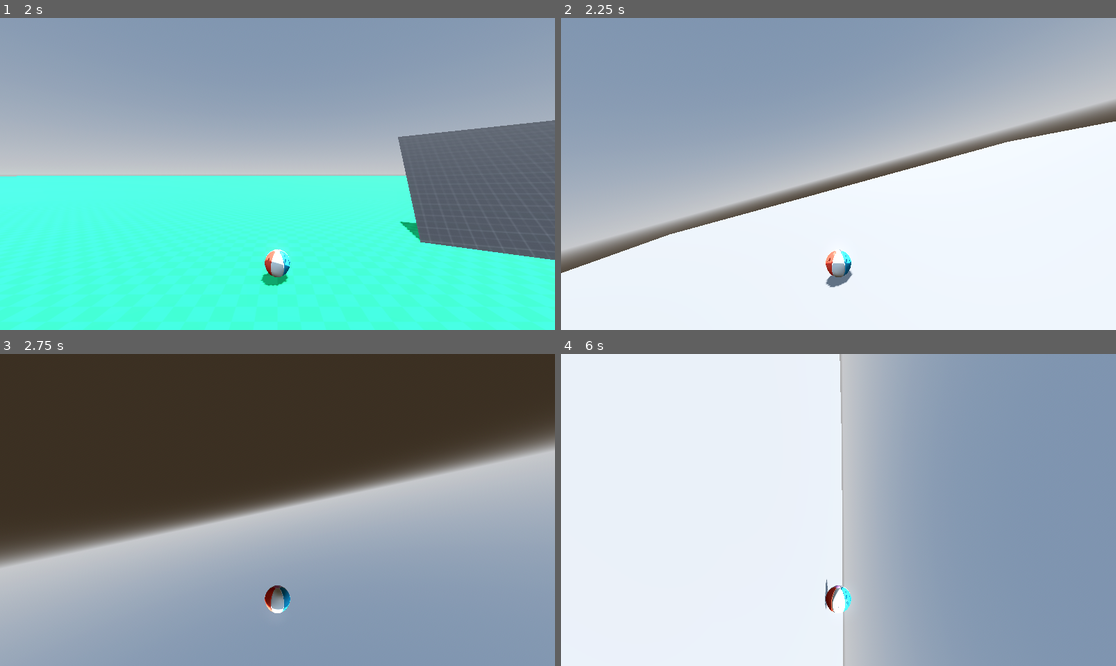
Above: before the commit, frames 1-4 (two rows, left to right).
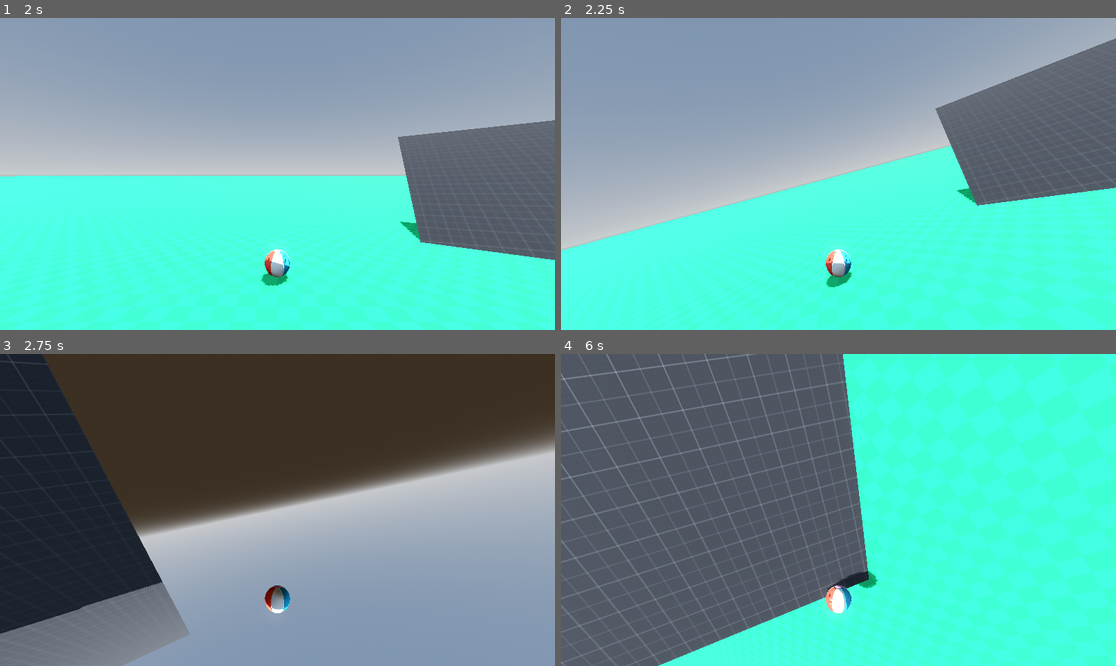
Above: after the commit, the same moments.

Repository: BenStoner/super-not-vr-ball
Game: Godot game, scene res://main.tscn
The game is run twice, just before and just after one commit, with the same random seed, the same clock (stepped at 60 frames per second) and the same inputs. The project has no main scene, so this scene is started directly.
Inputs (mouse positions are in pixels of both pictures, inside the frame that each line leads up to):
- Up to frame 1 (2 s): click (277, 189) at 0.52 s; type "12" at 0.6 s; click "Host" at 1.25 s
- Up to frame 2 (2.25 s): tap Enter at 2 s; hold D (move_right) from 2.03 s (still down); tap Space (jump) at 2.1 s
- Up to frame 3 (2.75 s): keep holding D (move_right); tap Space (jump) at 2.27, 2.57 s
- Up to frame 4 (6 s): release D (move_right) at 2.78 s; hold Shift (brake) 2.78-3.53 s; tap Space (jump) at 2.85, 3.02, 3.32, 3.6, 4.35, 4.52, 4.82, 5.1, 5.27, 5.57, 5.85 s; hold D (move_right) 3.53-4.28 s; hold W (move_forward) 4.28-5.03 s; hold A (move_left) from 5.03 s (still down)

Frame 1 is identical in both runs. In frame 2, 54% of the frame differs, in the area x 0-100%, y 6-100%; in frame 3, 21%; in frame 4, 100%, in the area x 0-100%, y 0-100%.

Commit message:
added changing level when touching finish

Diff:
--- /dev/null
+++ b/Levels/Level.gd
@@ -0,0 +1,16 @@
+class_name Level
+extends Node3D
+
+signal level_finished
+
+var next_level: int
+var player_spawn_point: NodePath
+
+@onready var finish := $Finish
+
+func _ready() -> void:
+	finish.body_entered.connect(finished.bind())
+
+
+func finished(body):
+	emit_signal("level_finished")
--- a/Levels/Level1.tscn
+++ b/Levels/Level1.tscn
@@ -1,50 +1,54 @@
-[gd_scene load_steps=9 format=3 uid="uid://yourphwkyhjc"]
+[gd_scene load_steps=10 format=3 uid="uid://bcik54q8nnwli"]
 
-[ext_resource type="Texture2D" uid="uid://d03qv02s11fjf" path="res://addons/kenney_prototype_textures/green/texture_09.png" id="1_vq5m5"]
-[ext_resource type="Texture2D" uid="uid://2sen31a2tyjv" path="res://addons/kenney_prototype_textures/dark/texture_03.png" id="2_itkkx"]
+[ext_resource type="PackedScene" uid="uid://dnjy6n71se2eb" path="res://Levels/level.tscn" id="1_uogo2"]
+[ext_resource type="Texture2D" uid="uid://d03qv02s11fjf" path="res://addons/kenney_prototype_textures/green/texture_09.png" id="2_t7gi7"]
+[ext_resource type="Texture2D" uid="uid://2sen31a2tyjv" path="res://addons/kenney_prototype_textures/dark/texture_03.png" id="3_gnyj0"]
 
-[sub_resource type="StandardMaterial3D" id="StandardMaterial3D_ues87"]
-albedo_texture = ExtResource("1_vq5m5")
+[sub_resource type="StandardMaterial3D" id="StandardMaterial3D_y76x2"]
+albedo_texture = ExtResource("2_t7gi7")
 uv1_scale = Vector3(0.4, 0.4, 0.4)
 uv1_triplanar = true
 
-[sub_resource type="PlaneMesh" id="PlaneMesh_e12hs"]
+[sub_resource type="PlaneMesh" id="PlaneMesh_y25cs"]
 size = Vector2(1000, 1000)
 
-[sub_resource type="ConcavePolygonShape3D" id="ConcavePolygonShape3D_f5qek"]
+[sub_resource type="ConcavePolygonShape3D" id="ConcavePolygonShape3D_ux6ql"]
 data = PackedVector3Array(500, 0, 500, -500, 0, 500, 500, 0, -500, -500, 0, 500, -500, 0, -500, 500, 0, -500)
 
-[sub_resource type="StandardMaterial3D" id="StandardMaterial3D_qlbj3"]
-albedo_texture = ExtResource("2_itkkx")
+[sub_resource type="StandardMaterial3D" id="StandardMaterial3D_7tjj0"]
+albedo_texture = ExtResource("3_gnyj0")
 uv1_triplanar = true
 
-[sub_resource type="PlaneMesh" id="PlaneMesh_kyabn"]
+[sub_resource type="PlaneMesh" id="PlaneMesh_bux3h"]
 size = Vector2(25, 25)
 
-[sub_resource type="ConcavePolygonShape3D" id="ConcavePolygonShape3D_ffk21"]
+[sub_resource type="ConcavePolygonShape3D" id="ConcavePolygonShape3D_kmgsu"]
 data = PackedVector3Array(12.5, 0, 12.5, -12.5, 0, 12.5, 12.5, 0, -12.5, -12.5, 0, 12.5, -12.5, 0, -12.5, 12.5, 0, -12.5)
 
-[node name="Level" type="Node3D"]
+[node name="Level" instance=ExtResource("1_uogo2")]
 
-[node name="MeshInstance3D" type="MeshInstance3D" parent="."]
+[node name="Finish" parent="." index="0"]
+transform = Transform3D(1, 0, 0, 0, 1, 0, 0, 0, 1, 0, 0.584804, -2.01463)
+
+[node name="MeshInstance3D" type="MeshInstance3D" parent="." index="1"]
 transform = Transform3D(1, 0, 0, 0, 1, 0, 0, 0, 1, 0, -0.606206, 0)
-material_override = SubResource("StandardMaterial3D_ues87")
-mesh = SubResource("PlaneMesh_e12hs")
+material_override = SubResource("StandardMaterial3D_y76x2")
+mesh = SubResource("PlaneMesh_y25cs")
 
-[node name="StaticBody3D" type="StaticBody3D" parent="MeshInstance3D"]
+[node name="StaticBody3D" type="StaticBody3D" parent="MeshInstance3D" index="0"]
 collision_mask = 4
 
-[node name="CollisionShape3D" type="CollisionShape3D" parent="MeshInstance3D/StaticBody3D"]
-shape = SubResource("ConcavePolygonShape3D_f5qek")
+[node name="CollisionShape3D" type="CollisionShape3D" parent="MeshInstance3D/StaticBody3D" index="0"]
+shape = SubResource("ConcavePolygonShape3D_ux6ql")
 
-[node name="MeshInstance3D2" type="MeshInstance3D" parent="."]
+[node name="MeshInstance3D2" type="MeshInstance3D" parent="." index="2"]
 transform = Transform3D(-0.318502, -0.302409, -0.89839, -0.620426, 0.78305, -0.0436278, 0.716678, 0.543489, -0.437026, 19.6589, 0, 1.46369)
-material_override = SubResource("StandardMaterial3D_qlbj3")
-mesh = SubResource("PlaneMesh_kyabn")
+material_override = SubResource("StandardMaterial3D_7tjj0")
+mesh = SubResource("PlaneMesh_bux3h")
 
-[node name="StaticBody3D" type="StaticBody3D" parent="MeshInstance3D2"]
+[node name="StaticBody3D" type="StaticBody3D" parent="MeshInstance3D2" index="0"]
 transform = Transform3D(1, 2.507e-08, -1.44912e-09, 3.36606e-08, 1, 1.78401e-09, -6.91852e-10, 8.36394e-10, 1, 0, 0, 0)
 collision_mask = 4
 
-[node name="CollisionShape3D" type="CollisionShape3D" parent="MeshInstance3D2/StaticBody3D"]
-shape = SubResource("ConcavePolygonShape3D_ffk21")
+[node name="CollisionShape3D" type="CollisionShape3D" parent="MeshInstance3D2/StaticBody3D" index="0"]
+shape = SubResource("ConcavePolygonShape3D_kmgsu")
--- a/Levels/Level2.tscn
+++ b/Levels/Level2.tscn
@@ -1,18 +1,23 @@
-[gd_scene load_steps=3 format=3 uid="uid://c13ahlayu8n8y"]
+[gd_scene load_steps=4 format=3 uid="uid://b81ieihyae8c1"]
 
-[sub_resource type="PlaneMesh" id="PlaneMesh_87iaa"]
+[ext_resource type="PackedScene" uid="uid://dnjy6n71se2eb" path="res://Levels/level.tscn" id="1_xebtf"]
+
+[sub_resource type="PlaneMesh" id="PlaneMesh_ptb71"]
 size = Vector2(100, 100)
 
-[sub_resource type="ConcavePolygonShape3D" id="ConcavePolygonShape3D_ygvwj"]
+[sub_resource type="ConcavePolygonShape3D" id="ConcavePolygonShape3D_6b3rk"]
 data = PackedVector3Array(50, 0, 50, -50, 0, 50, 50, 0, -50, -50, 0, 50, -50, 0, -50, 50, 0, -50)
 
-[node name="level" type="Node3D"]
+[node name="Level" instance=ExtResource("1_xebtf")]
 
-[node name="MeshInstance3D" type="MeshInstance3D" parent="."]
-transform = Transform3D(1, 0, 0, 0, 1, 0, 0, 0, 1, 0, -0.229971, 0)
-mesh = SubResource("PlaneMesh_87iaa")
+[node name="Finish" parent="." index="0"]
+transform = Transform3D(1, 0, 0, 0, 1, 0, 0, 0, 1, 0, 0, -1.03911)
 
-[node name="StaticBody3D" type="StaticBody3D" parent="MeshInstance3D"]
+[node name="MeshInstance3D" type="MeshInstance3D" parent="." index="1"]
+transform = Transform3D(1, 0, 0, 0, 1, 0, 0, 0, 1, 0, -1.0001, 0)
+mesh = SubResource("PlaneMesh_ptb71")
 
-[node name="CollisionShape3D" type="CollisionShape3D" parent="MeshInstance3D/StaticBody3D"]
-shape = SubResource("ConcavePolygonShape3D_ygvwj")
+[node name="StaticBody3D" type="StaticBody3D" parent="MeshInstance3D" index="0"]
+
+[node name="CollisionShape3D" type="CollisionShape3D" parent="MeshInstance3D/StaticBody3D" index="0"]
+shape = SubResource("ConcavePolygonShape3D_6b3rk")
--- /dev/null
+++ b/Levels/level.tscn
@@ -0,0 +1,9 @@
+[gd_scene load_steps=3 format=3 uid="uid://dnjy6n71se2eb"]
+
+[ext_resource type="Script" path="res://Levels/Level.gd" id="1_itbs4"]
+[ext_resource type="PackedScene" uid="uid://c40dwvxxtafc5" path="res://finish.tscn" id="2_vnaw4"]
+
+[node name="Level" type="Node3D"]
+script = ExtResource("1_itbs4")
+
+[node name="Finish" parent="." instance=ExtResource("2_vnaw4")]
--- /dev/null
+++ b/finish.tscn
@@ -0,0 +1,11 @@
+[gd_scene load_steps=2 format=3 uid="uid://c40dwvxxtafc5"]
+
+[sub_resource type="BoxShape3D" id="BoxShape3D_dtnee"]
+size = Vector3(2, 1.5, 0.1)
+
+[node name="Finish" type="Area3D"]
+collision_layer = 8
+collision_mask = 4
+
+[node name="CollisionShape3D" type="CollisionShape3D" parent="."]
+shape = SubResource("BoxShape3D_dtnee")
--- a/main.gd
+++ b/main.gd
@@ -11,17 +11,13 @@
 var enet_peer = ENetMultiplayerPeer.new()
 
 var current_level
-var start_level
 
 
 func _ready() -> void:
 	player_host.connect(_on_player_host)
 	player_join.connect(_on_player_join)
 
-	start_level = levels[0]
-	var start_level_instance = start_level.instantiate()
-	current_level = start_level_instance
-	add_child(start_level_instance)
+	change_level(0, false)
 
 
 func _physics_process(delta: float) -> void:
@@ -31,15 +27,18 @@
 
 # Multiplayer
 @rpc("call_local")
-func change_level(to: int):
-	current_level.queue_free()
+func change_level(to: int, free: bool):
+	if free == true:
+		current_level.queue_free()
 	var level_instance = levels[to].instantiate()
 	current_level = level_instance
 	add_child(level_instance)
+	if current_level is Level:
+		current_level.level_finished.connect(current_level_finished)
 
 
 func _on_player_host():
-	change_level(1)
+	change_level(1, true)
 
 	enet_peer.create_server(PORT)
 	multiplayer.multiplayer_peer = enet_peer
@@ -49,7 +48,7 @@
 
 
 func _on_player_join():
-	change_level(1)
+	change_level(1, true)
 
 	enet_peer.create_client("localhost", PORT)
 	multiplayer.multiplayer_peer = enet_peer
@@ -60,3 +59,7 @@
 	var player_instance = PLAYER.instantiate()
 	player_instance.name = str(peer_id)
 	add_child(player_instance)
+
+
+func current_level_finished():
+	change_level(current_level.next_level, true)
--- a/main.tscn
+++ b/main.tscn
@@ -2,8 +2,8 @@
 
 [ext_resource type="Script" path="res://main.gd" id="1_goyri"]
 [ext_resource type="PackedScene" uid="uid://cpqna0u66nktt" path="res://Menus/MainMenu/main_menu.tscn" id="2_ml0ej"]
-[ext_resource type="PackedScene" uid="uid://yourphwkyhjc" path="res://Levels/Level1.tscn" id="3_ewqwc"]
-[ext_resource type="PackedScene" uid="uid://c13ahlayu8n8y" path="res://Levels/Level2.tscn" id="4_xlwsc"]
+[ext_resource type="PackedScene" uid="uid://bcik54q8nnwli" path="res://Levels/level1.tscn" id="3_qv7ph"]
+[ext_resource type="PackedScene" uid="uid://b81ieihyae8c1" path="res://Levels/level2.tscn" id="4_52d82"]
 
 [sub_resource type="ProceduralSkyMaterial" id="ProceduralSkyMaterial_2aubj"]
 sky_horizon_color = Color(0.64625, 0.65575, 0.67075, 1)
@@ -20,7 +20,7 @@
 
 [node name="Main" type="Node3D"]
 script = ExtResource("1_goyri")
-levels = Array[PackedScene]([ExtResource("2_ml0ej"), ExtResource("3_ewqwc"), ExtResource("4_xlwsc")])
+levels = Array[PackedScene]([ExtResource("2_ml0ej"), ExtResource("3_qv7ph"), ExtResource("4_52d82")])
 
 [node name="WorldEnvironment" type="WorldEnvironment" parent="."]
 environment = SubResource("Environment_c1yie")
--- a/project.godot
+++ b/project.godot
@@ -65,6 +65,7 @@
 3d_physics/layer_1="Ground"
 3d_physics/layer_2="World"
 3d_physics/layer_3="Player"
+3d_physics/layer_4="Finish"
 
 [rendering]
 
